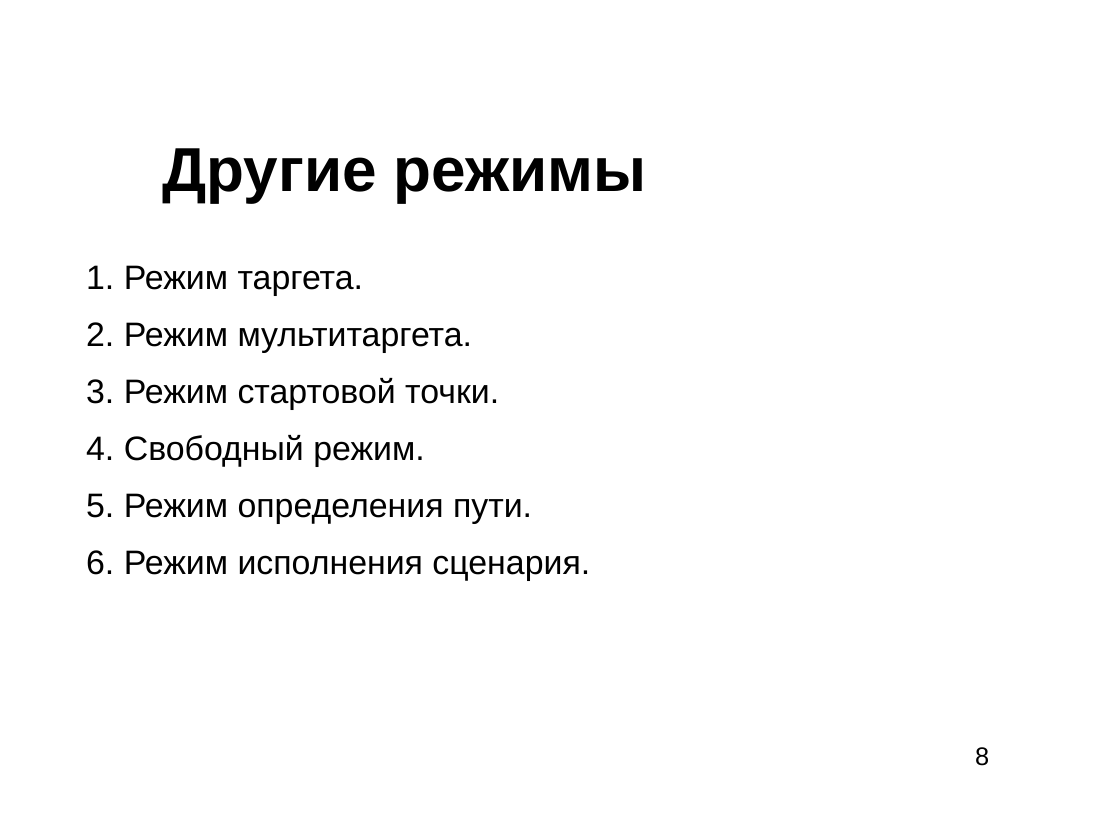
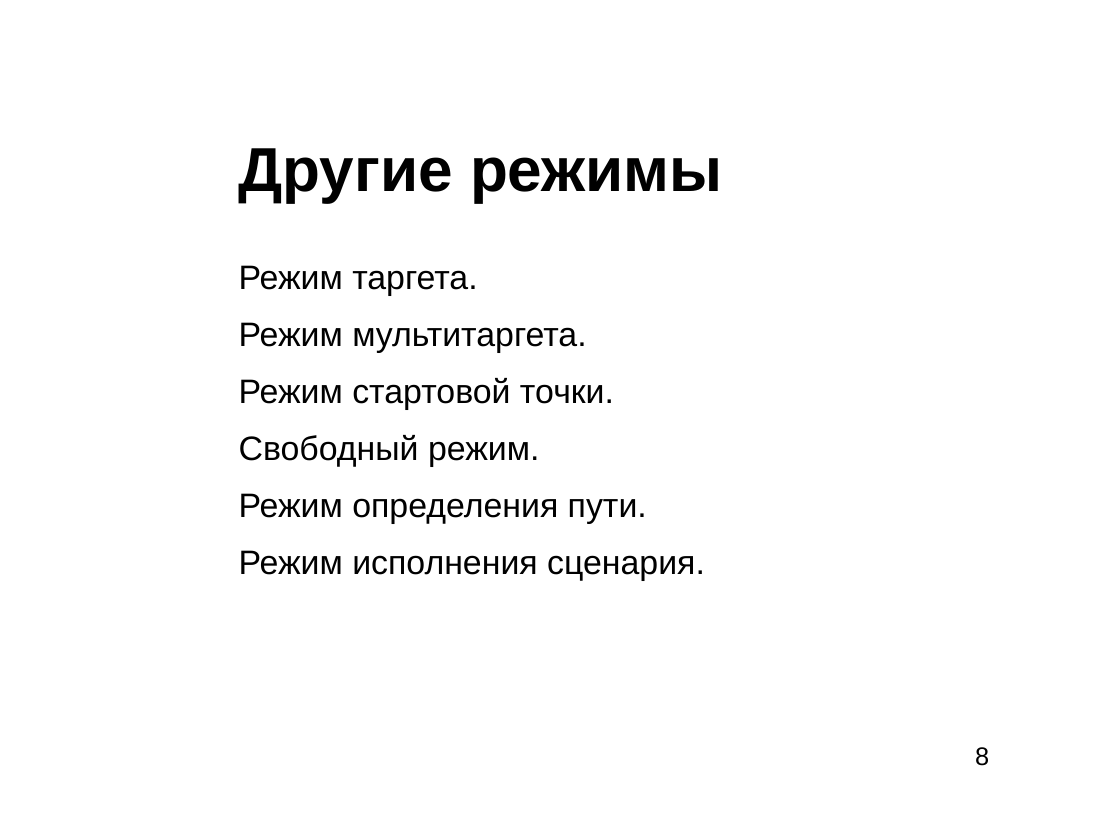
Before and after one commit to waterlink/Cursov2011, a slide deck: slide 9 of reports/presentation.ppt. Drawn at 1120x840 pixels with LibreOffice and Linux fonts; fonts in the diff are those of the drawing; background and template pictures are left out. Boxes give left, top, right and bottom in pixels: in the first picture for what was removed or moved away, otherwise in the second. Text is boxed around its words. In the diff, an @@ line names an element or a change of style, - is before the commit and + after.

```diff
--- a/reports/presentation.ppt
+++ b/reports/presentation.ppt
@@ text "Другие режимы": place and size @@
-text "Другие режимы" at (162, 148, 647, 202)
+text "Другие режимы" at (239, 148, 723, 202)
@@ text at (239, 265, 705, 581): text changed @@
-1. Режим таргета.
-2. Режим мультитаргета.
-3. Режим стартовой точки.
-4. Свободный режим.
-5. Режим определения пути.
-6. Режим исполнения сценария.
+Режим таргета.
+Режим мультитаргета.
+Режим стартовой точки.
+Свободный режим.
+Режим определения пути.
+Режим исполнения сценария.
```
Also in this commit, not shown: 1 other slide changed, 1 other file.
